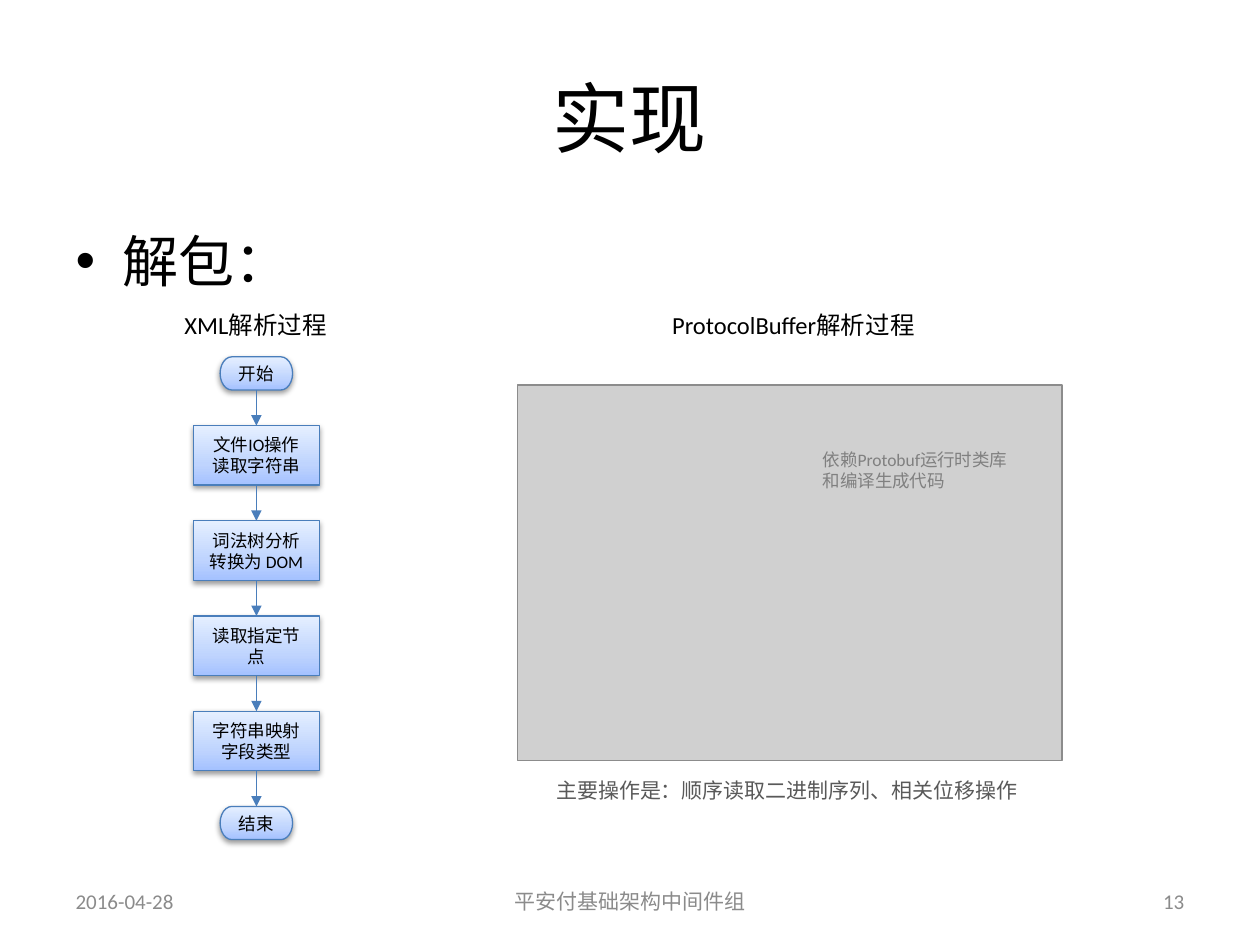
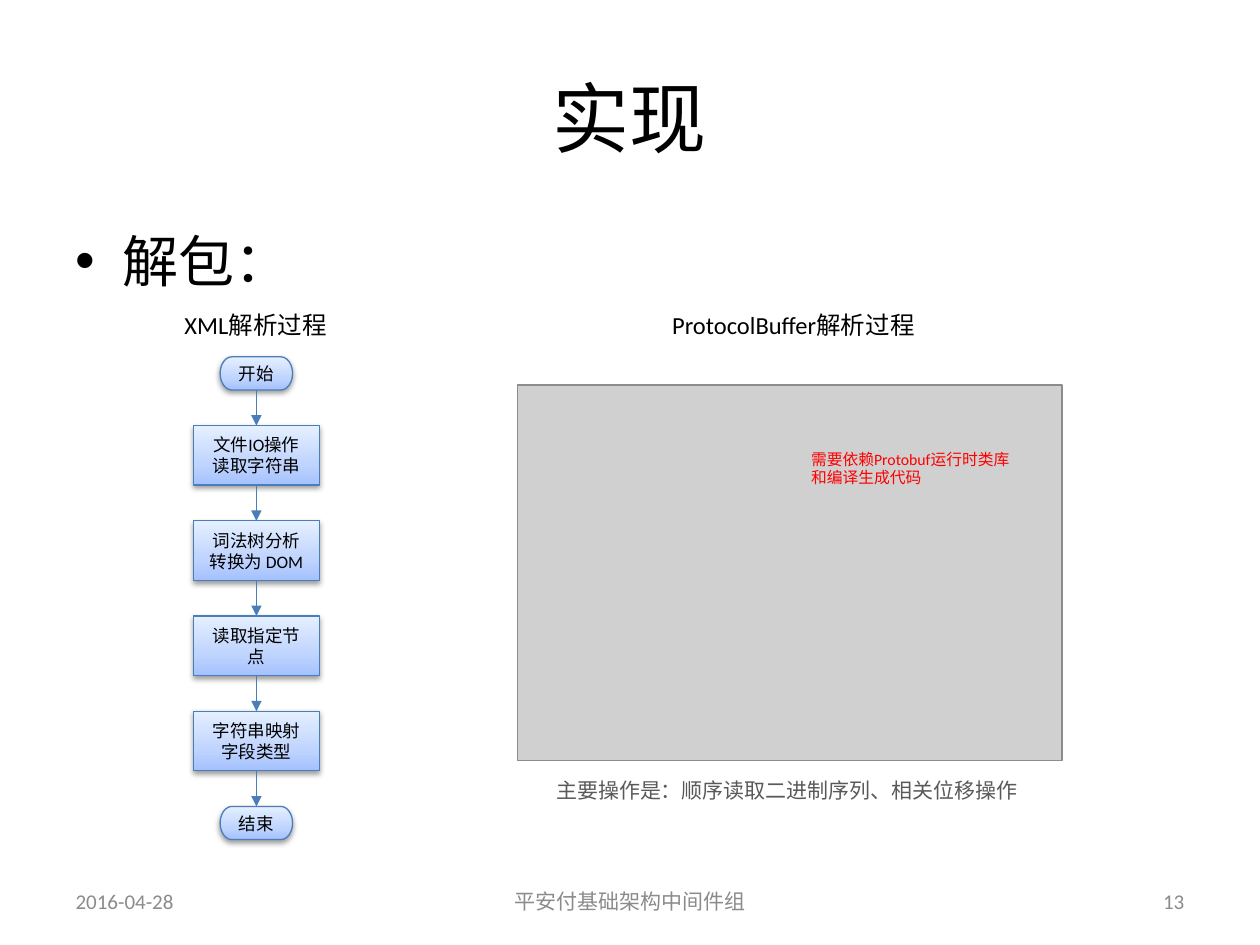
Before and after one commit to guhanjie/Knowledge-sharing, a slide deck: slide 13 of ProtocolBuffer简介——by顾汉杰.pptx. Drawn at 1260x945 pixels with LibreOffice and Linux fonts; fonts in the diff are those of the drawing; grey boxes stand for pictures. Boxes give left, top, right and bottom in pixels: in the first picture for what was removed or moved away, otherwise in the second. Text is boxed around its words. In the diff, an @@ line names an element or a change of style, - is before the commit and + after.

```diff
--- a/ProtocolBuffer简介——by顾汉杰.pptx
+++ b/ProtocolBuffer简介——by顾汉杰.pptx
@@ text "需要依赖Protobuf运行时类库": place and size @@
-text "需要依赖Protobuf运行时类库" at bbox=[823, 451, 1008, 488]
+text "需要依赖Protobuf运行时类库" at bbox=[811, 451, 1009, 485]
@@ text at bbox=[811, 451, 1009, 467]: text changed; size 10 to 9 pt; text colour #808080 to #FF0000 @@
-依赖Protobuf运行时类库
+需要依赖Protobuf运行时类库
@@ text at bbox=[811, 470, 921, 485]: size 10 to 9 pt, text colour #808080 to #FF0000 in "和编译生成代码" @@
```
Also in this commit, not shown: 5 other slides changed, 2 slides added, 1 other file.
